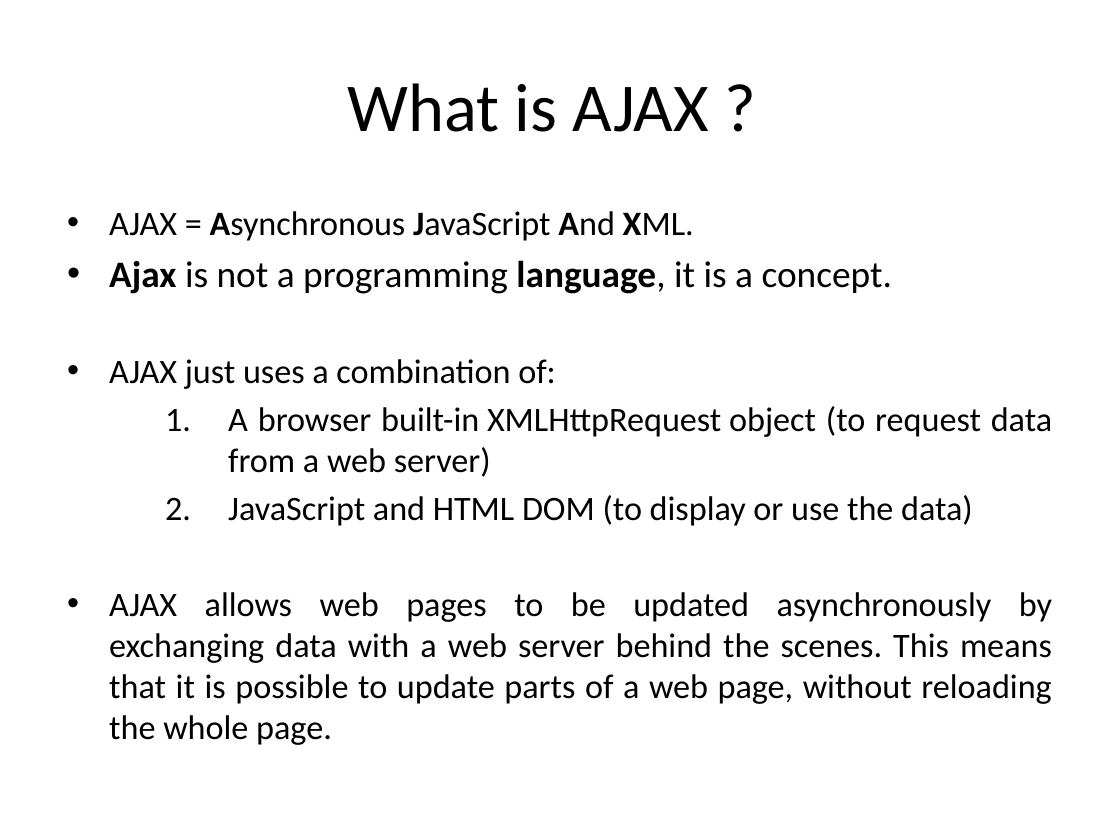
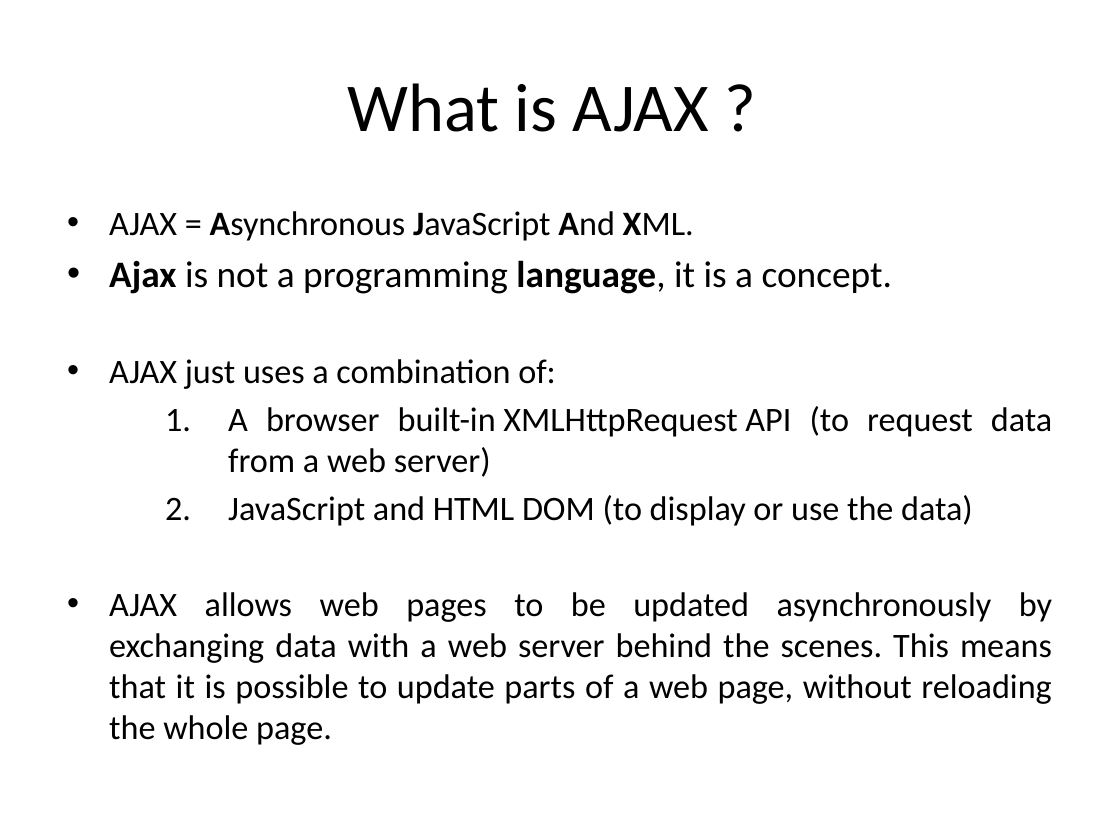
Before and after one commit to ProgrammingStairs/advancejava330, a slide deck: slide 18 of 10 JSP/jsp (Java server pages).pptx. Drawn at 1120x840 pixels with LibreOffice and Linux fonts; fonts in the diff are those of the drawing. Boxes give left, top, right and bottom in pixels: in the first picture for what was removed or moved away, otherwise in the second. Text is boxed around its words. In the diff, an @@ line names an element or a change of style, - is before the commit and + after.

```diff
--- a/10 JSP/jsp (Java server pages).pptx
+++ b/10 JSP/jsp (Java server pages).pptx
@@ text at [228,406,1052,477]: text changed @@
-    1. A browser built-in XMLHttpRequest object (to request data from a web server)
+    1. A browser built-in XMLHttpRequest API (to request data from a web server)
```
Also in this commit, not shown: 19 other files.
